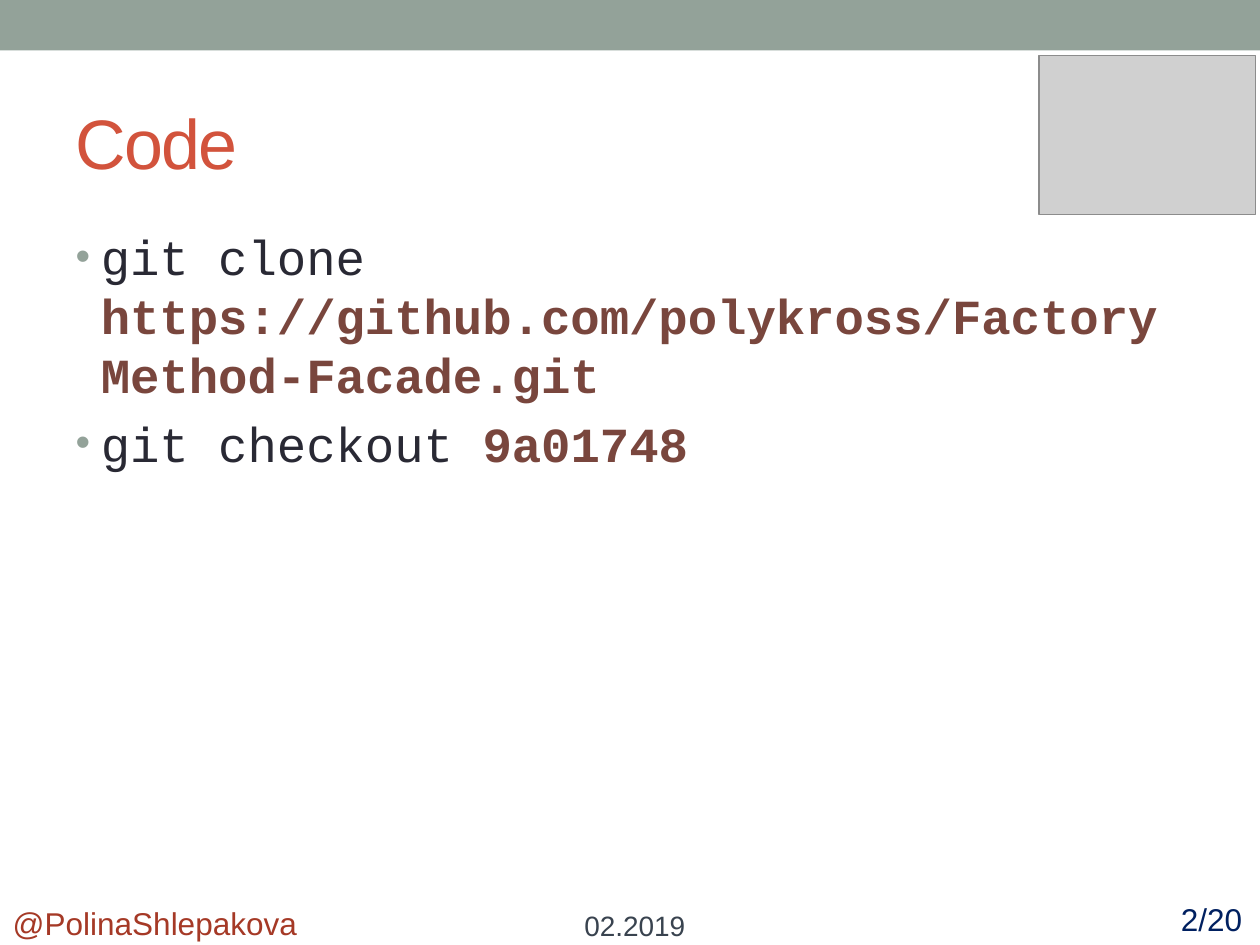
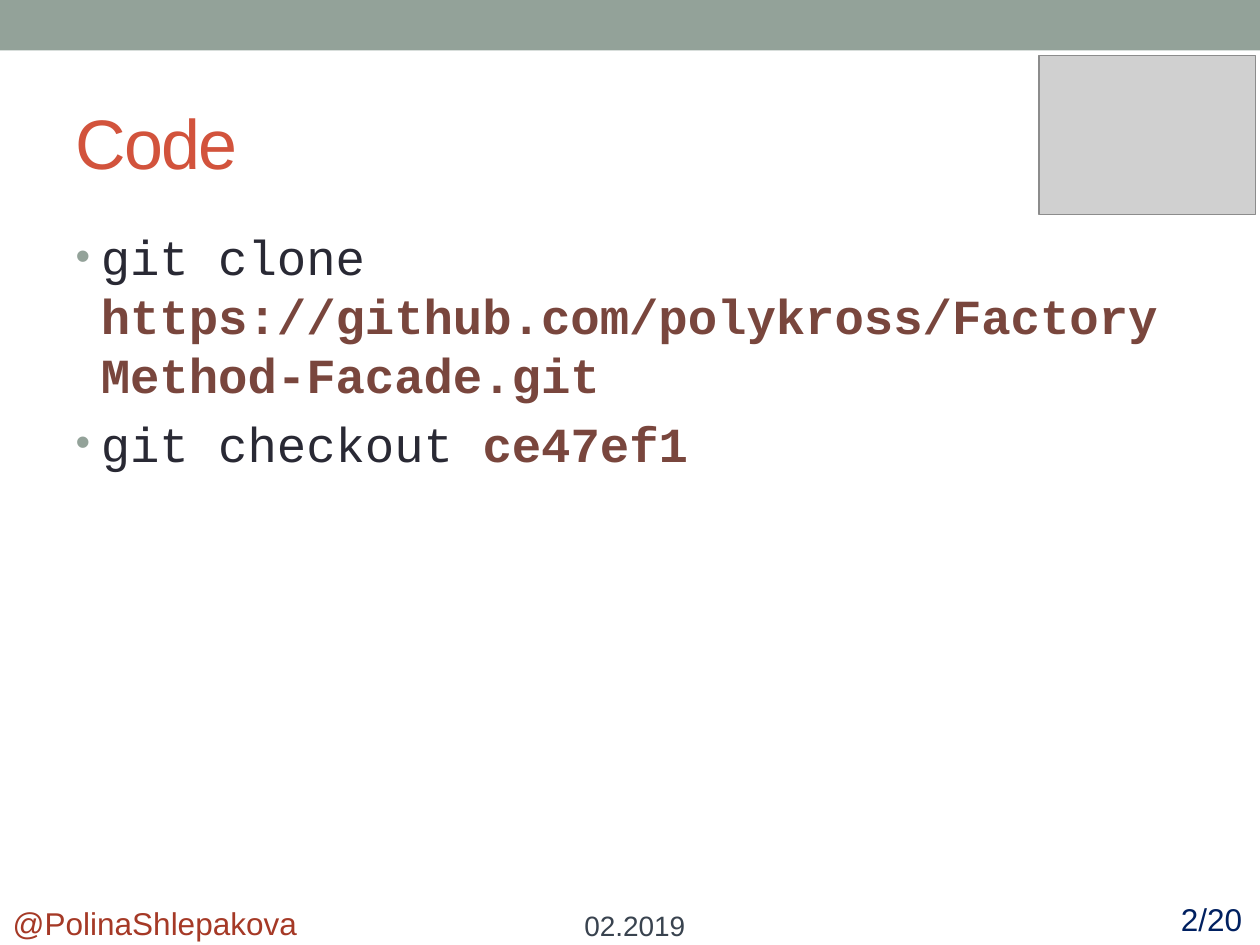
Before and after one commit to polykross/FactoryMethod-Facade, a slide deck: slide 16 of FactoryMethod/Presentation/FactoryMethod.pptx. Drawn at 1260x945 pixels with LibreOffice and Linux fonts; fonts in the diff are those of the drawing; grey boxes stand for pictures. Boxes give left, top, right and bottom in pixels: in the first picture for what was removed or moved away, otherwise in the second. Text is boxed around its words. In the diff, an @@ line names an element or a change of style, - is before the commit and + after.

```diff
--- a/FactoryMethod/Presentation/FactoryMethod.pptx
+++ b/FactoryMethod/Presentation/FactoryMethod.pptx
@@ text at (101, 426, 689, 472): text changed @@
-• git checkout 9a01748
+• git checkout ce47ef1
```
Also in this commit, not shown: 2 other slides changed, 9 other files.
